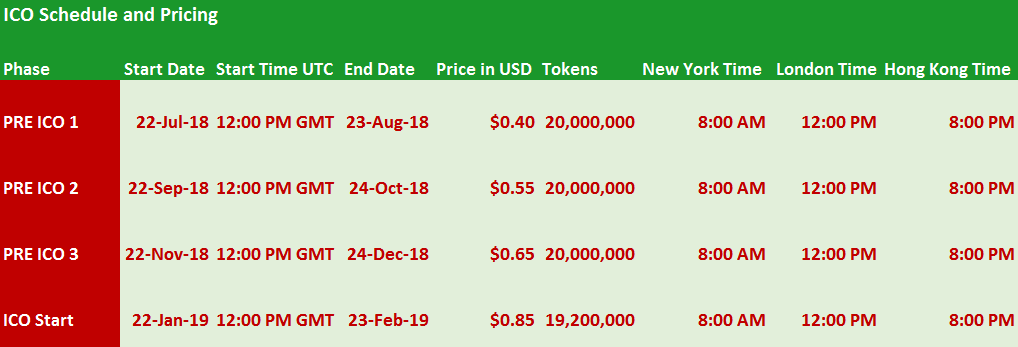
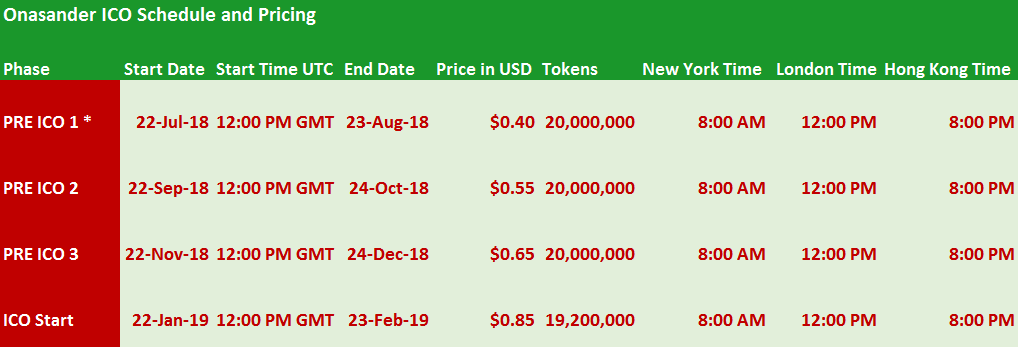
Layered file, before and after one edit (1018×347). Changes by layer:
renamed "Layer 4" to "Layer 5", painted on it over [3, 7, 316, 122]
